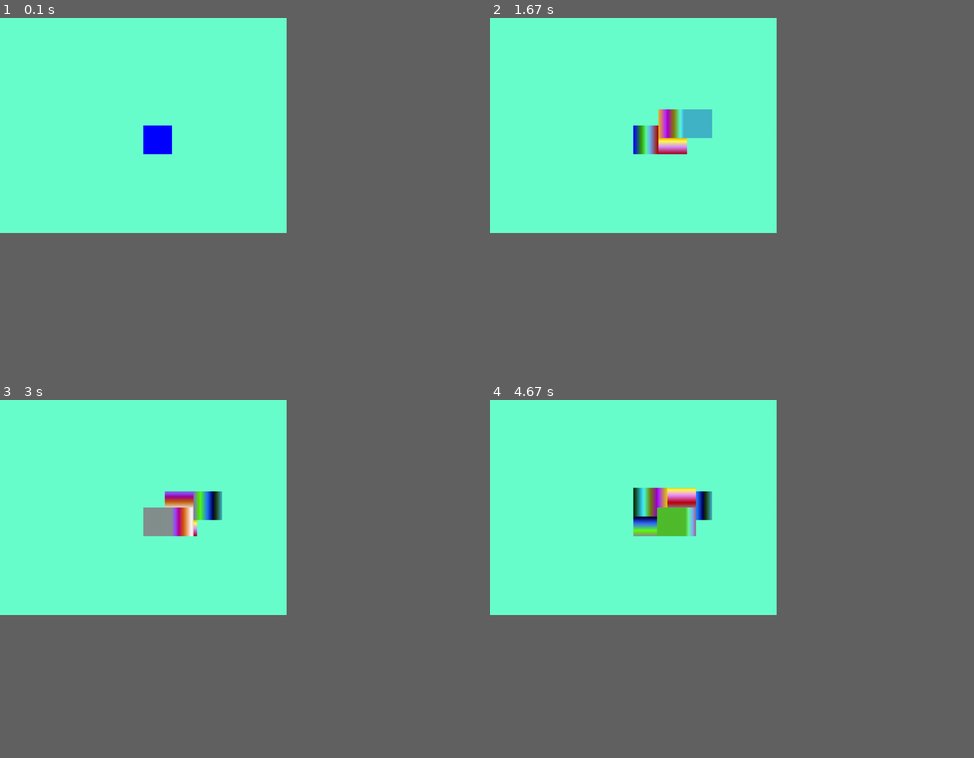
Above: before the commit, frames 1-4 (two rows, left to right).
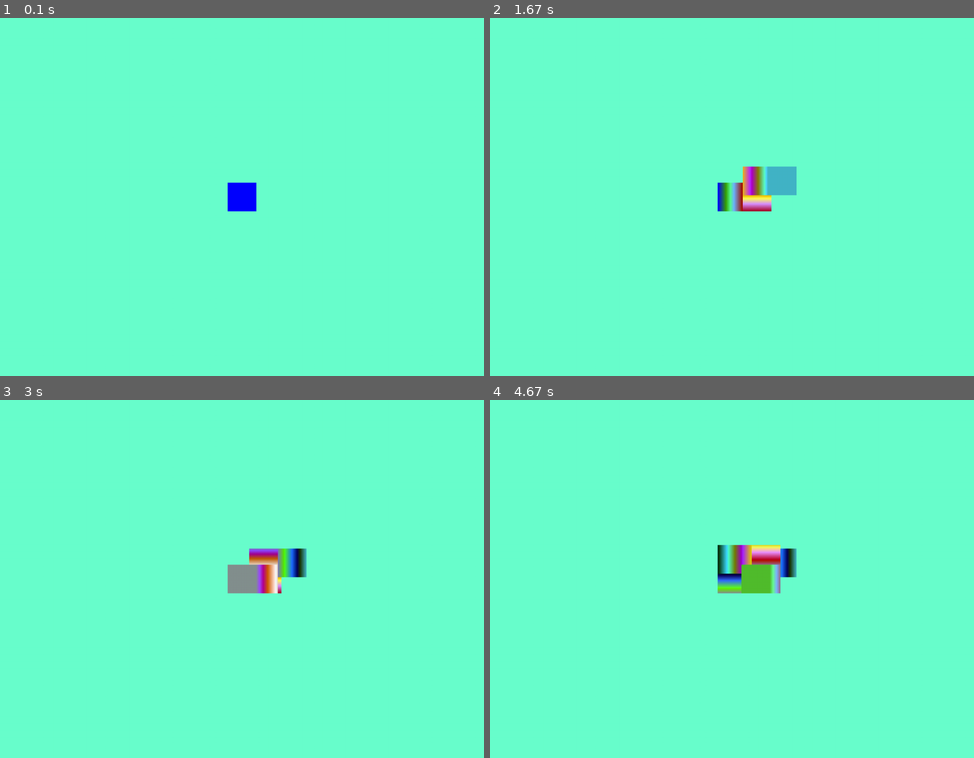
Above: after the commit, the same moments.

Repository: 16thpolicy/pygameExperiment
Game: pygame game, started from game1.py
Two runs of this game, one before a commit and one after it. Both use one fixed random seed, a clock stepped at 60 frames per second and the inputs below.
Inputs:
- Up to frame 1 (0.1 s): no input
- Up to frame 2 (1.67 s): hold D 0.33-0.8 s; hold W 0.83-1.13 s; hold D 1.17-1.63 s
- Up to frame 3 (3 s): hold A 1.67-2.2 s; hold S 2.23-2.53 s; hold A 2.57-2.97 s
- Up to frame 4 (4.67 s): hold W 3-3.37 s; hold D 3.4-4.03 s; hold S 4.07-4.43 s; hold A from 4.47 s (still down)
In our replay, the window is 533x400 before the commit and 900x666 after it. These sizes can differ from the game's own. Grey fills any space a smaller window leaves; there, only what the larger window draws over its background counts as a difference.

The runs differ from the first frame. In frame 1, 1.0% of the frame differs, in the area x 29-53%, y 30-55%; in frame 2, 3.1%; in frame 3, 3.3%; in frame 4, 4.1%, in the area x 29-64%, y 24-55%.

Commit message:
Update game1.py
should add acceleration and gravity

Diff:
--- a/game1.py
+++ b/game1.py
@@ -55,7 +55,7 @@
 
 if(__name__ == "__main__"):
     pygame.init()
-    window_size = window_width, window_height = 640,480
+    window_size = window_width, window_height = 1080,800
     window = pygame.display.set_mode(window_size,pygame.RESIZABLE)
 
     pygame.display.set_caption("Game by Zhao")
@@ -68,7 +68,7 @@
     block_group = pygame.sprite.Group()
     a_block=Block()
 
-    a_block.set_position(window_width/2,window_height/2)
+    a_block.set_position(window_width/2-a_block.rect.width/2,window_height/2-a_block.rect.height/2)
     current_position=a_block.give_position()
 
     block_group.add(a_block)
